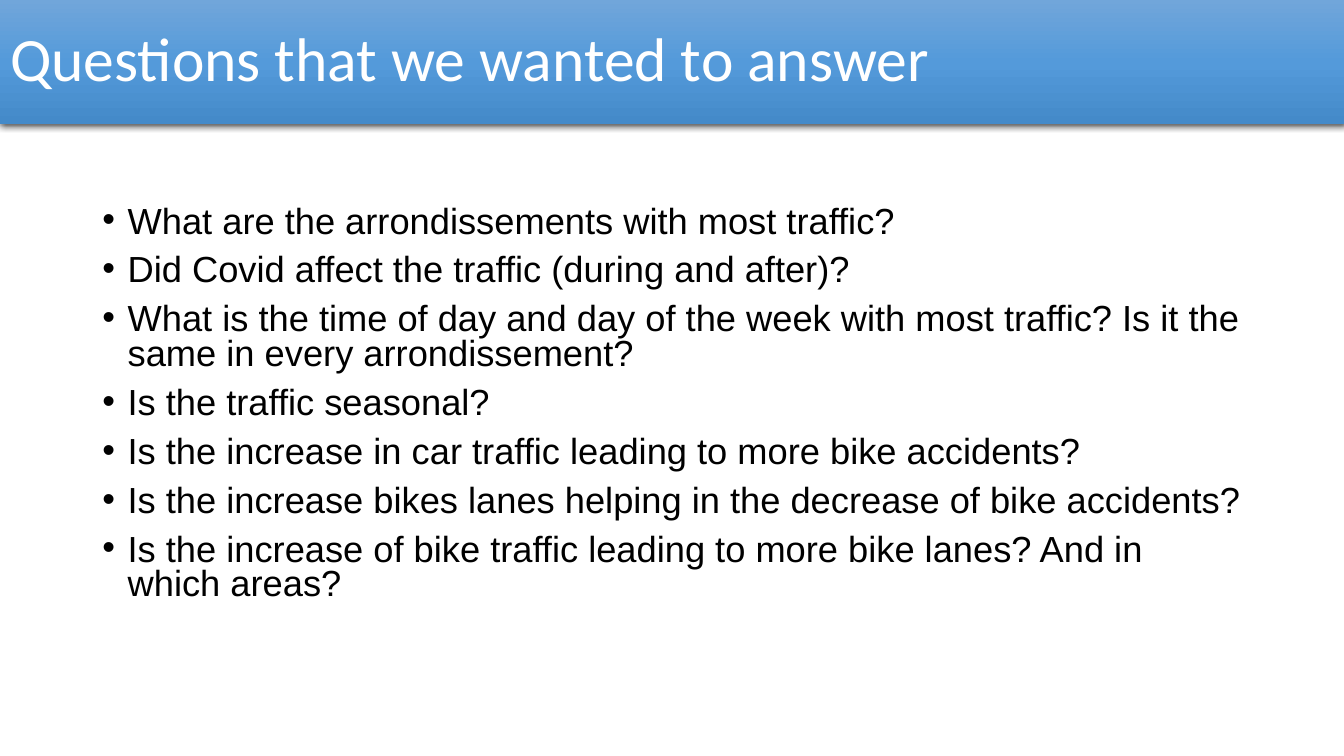
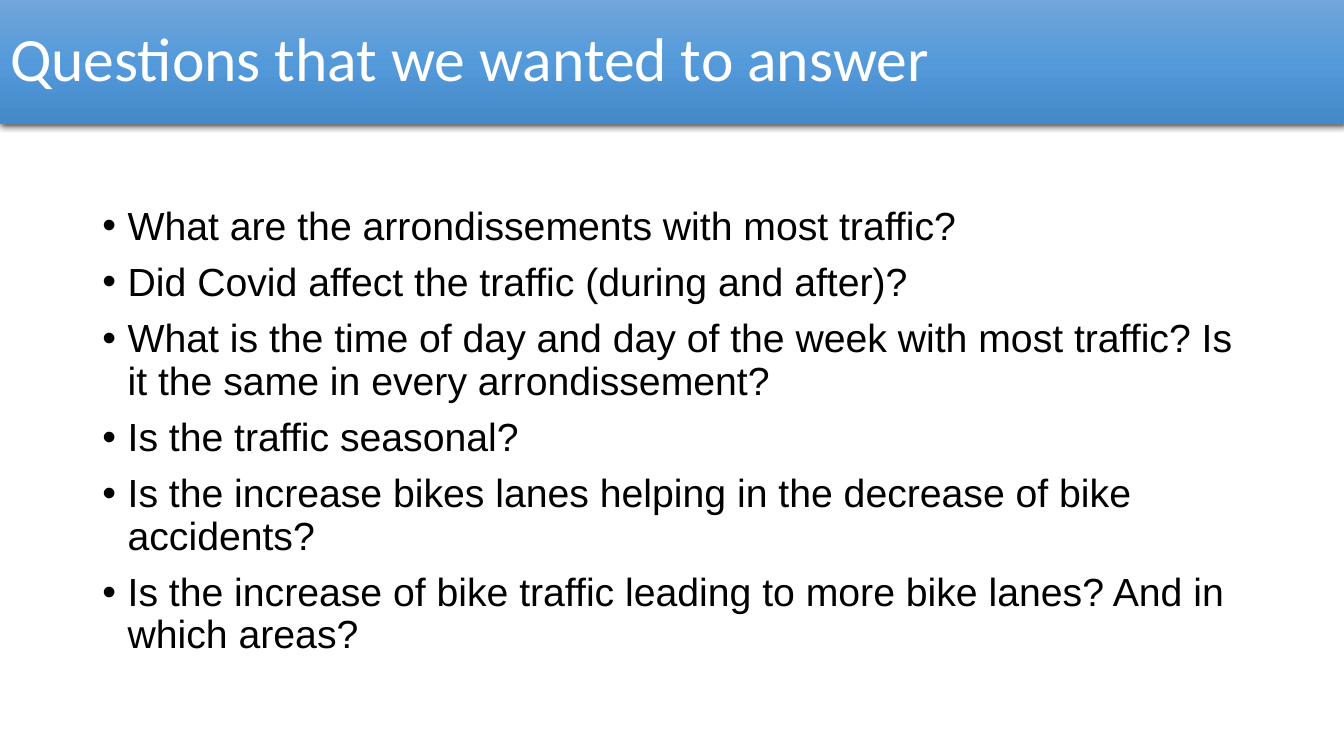
Before and after one commit to tmcdonald92/Bike-Traffic-In-Paris, a slide deck: slide 2 of Statistical Analysis of the Bike Traffic in Paris/Bike Traffic in Paris.pptx. Drawn at 1344x756 pixels with LibreOffice and Linux fonts; fonts in the diff are those of the drawing. Boxes give left, top, right and bottom in pixels: in the first picture for what was removed or moved away, otherwise in the second. Text is boxed around its words. In the diff, an @@ line names an element or a change of style, - is before the commit and + after.

Commit message:
Presentation updated

```diff
--- a/Statistical Analysis of the Bike Traffic in Paris/Bike Traffic in Paris.pptx
+++ b/Statistical Analysis of the Bike Traffic in Paris/Bike Traffic in Paris.pptx
@@ text "What are the arrondissements with ..." at [128,211,1232,649]: size 25.9 to 28 pt; line spacing 0.8 to 0.9 @@
@@ text at [128,437,1080,471]: paragraph removed @@
-• Is the increase in car traffic leading to more bike accidents?
```
Also in this commit, not shown: 1 slide added.
